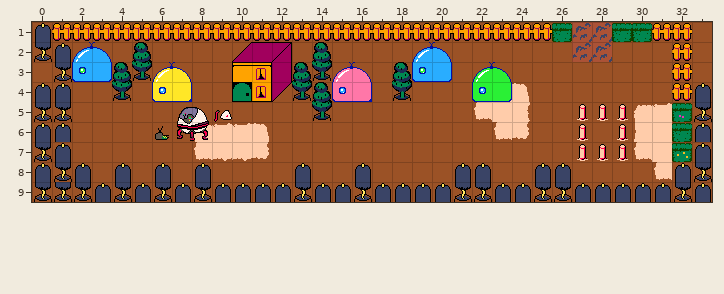
Level history. Tiled map: assets/scenes/w1crops-spacemen-h.tmx. The first picture shows the starting point.
Cells are 20x20 px. Shown: x 0..33, y 1..9.
The same view after the edit:
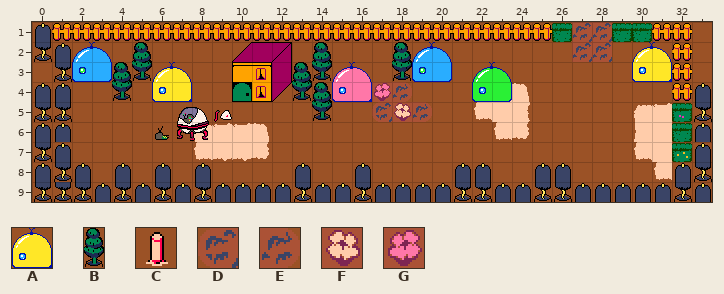
Key: from "Buildings": A 22 "spacehouse_2"; from "Trees": B 1 "tree-1"; from "tileset_a": C 52, D 126, E 128, F 166, G 167.
_ is an empty cell.
Objects are placed by their top-left corner, in cells (3,4 is the top-left corner of cell 3,4); size is 1x1 cell unless given.
From the commit log: Fixed dogs walking around animation and things.
What changed:
{"where": "layer \"Tiles\""}
{"y":4,"x":17,"old":"__","new":"GE"}
{"y":5,"x":17,"old":"___","new":"DFE"}
{"y":5,"x":27,"old":"CCC","new":"___"}
{"y":6,"x":27,"old":"C","new":"_"}
{"y":6,"x":29,"old":"C","new":"_"}
{"y":7,"x":27,"old":"CCC","new":"___"}
{"where": "layer \"Actors\""}
{"was": "B \"tree-1\" at 18,3 size 1x2", "now": "B \"tree-1\" at 18,2 size 1x2"}
{"now": "A \"spacehouse_2\" at 30,2 size 2x2"}
